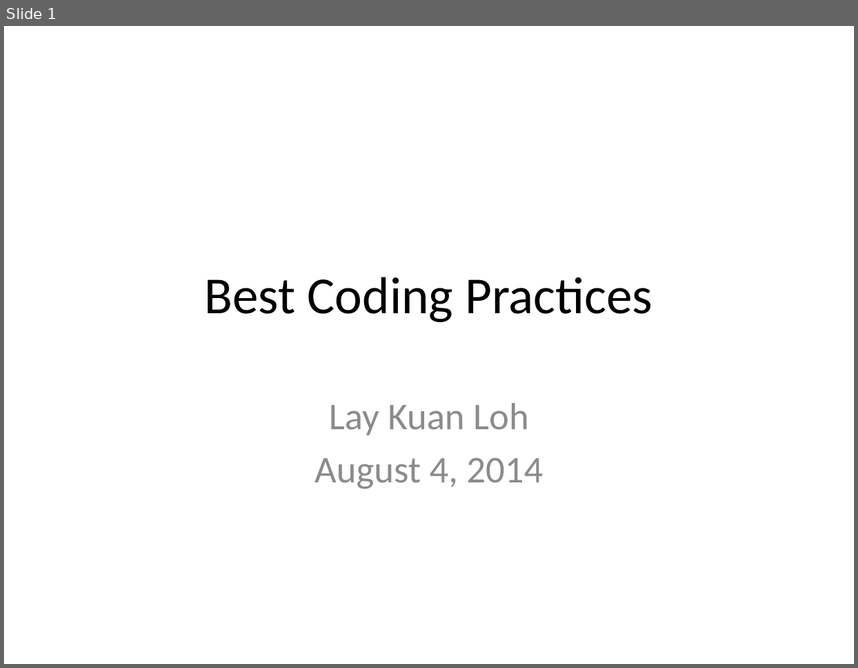
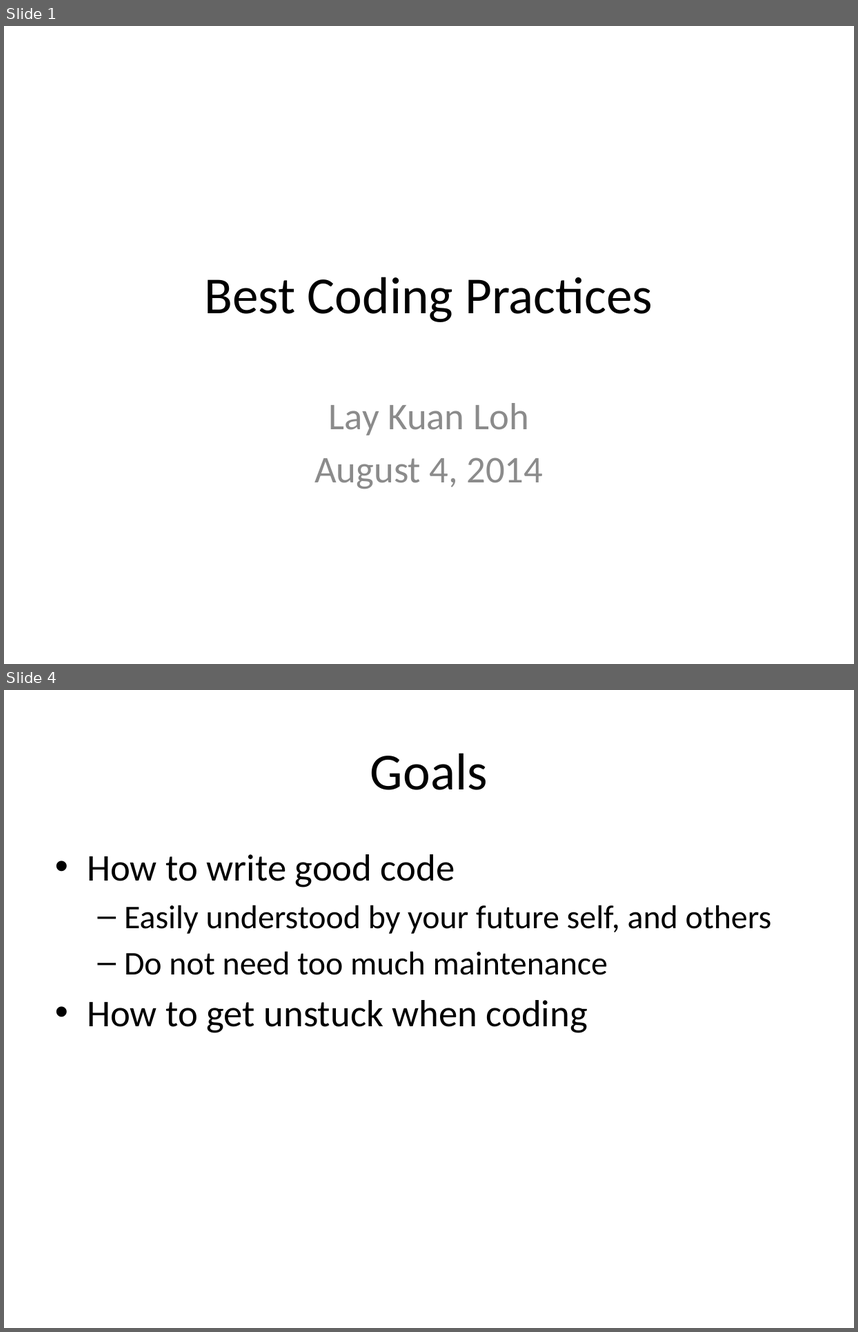
Before and after one commit to lkloh/USArray, a slide deck: BasicsOfCoding/BasicsOfCoding.pptx. Shown one above the other, each under a label of ours: slide 1 before the commit, slides 1 and 4 after it; the slides between them are not shown. The pictures are 858x668 and 858x1332 pixels, drawn with LibreOffice and Linux fonts; fonts in the diff are those of the drawing. Boxes give left, top, right and bottom in pixels: in the first picture for what was removed or moved away, otherwise in the second. Text is boxed around its words. In the diff, an @@ line names an element or a change of style, - is before the commit and + after.

```diff
--- a/BasicsOfCoding/BasicsOfCoding.pptx
+++ b/BasicsOfCoding/BasicsOfCoding.pptx
@@ slide 4 added at <box>4,690,854,1328</box>, background #FFFFFF @@
@@ title added at <box>370,753,488,790</box>, 44 pt, text #000000 @@
+Goals
@@ text added at <box>87,854,772,1033</box>, 28 pt, text #000000 @@
+• How to write good code
+  – Easily understood by your future self, and others
+  – Do not need too much maintenance
+• How to get unstuck when coding
```
Also in this commit, not shown: 1 slide changed, 6 other slides added, 2 slides removed.
